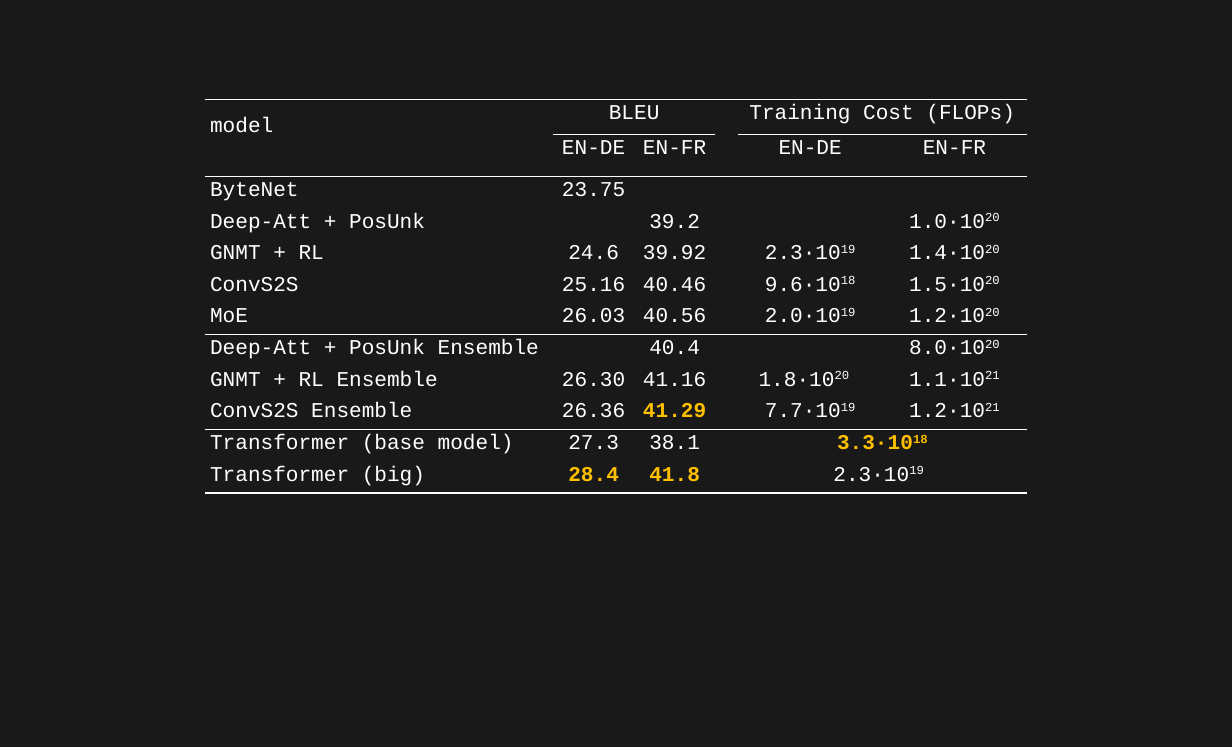
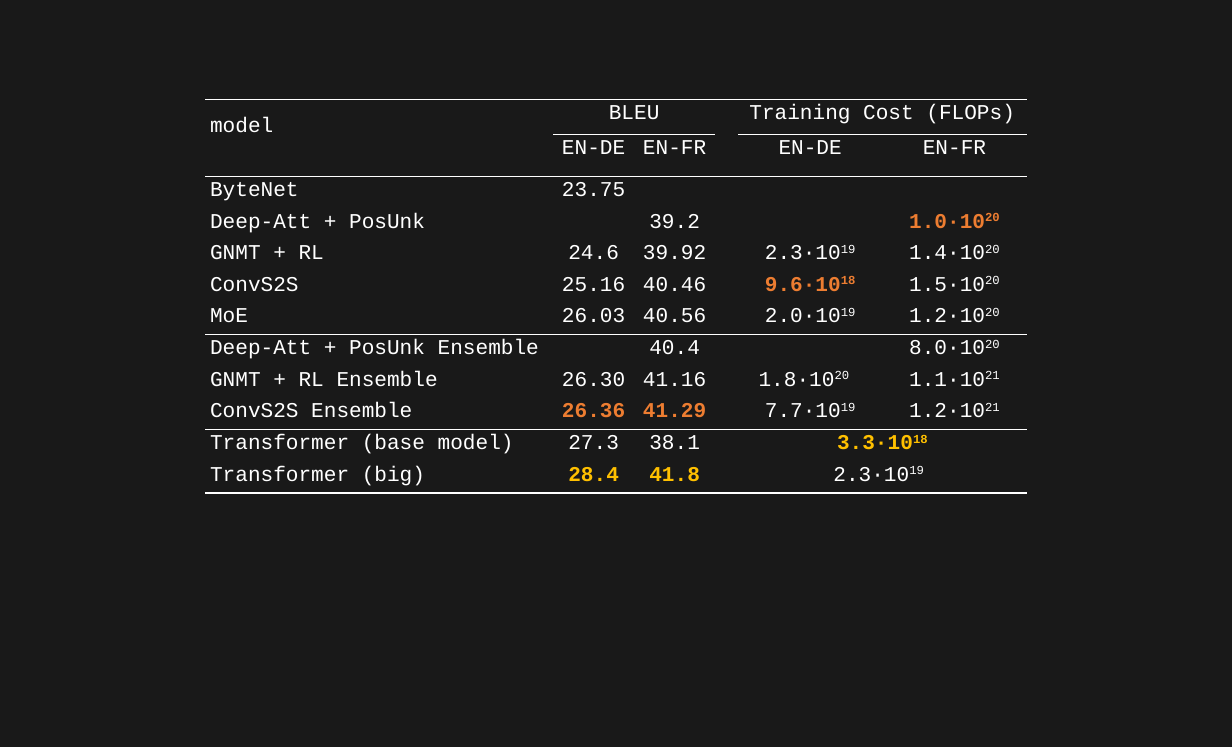
Before and after one commit to toonnyy8/PPT, a slide deck: slide 47 of Attention-is-all-you-need/image.pptx (slide 39 before the commit). Drawn at 1232x747 pixels with LibreOffice and Linux fonts; fonts in the diff are those of the drawing. Boxes give left, top, right and bottom in pixels: in the first picture for what was removed or moved away, otherwise in the second. Text is boxed around its words. In the diff, an @@ line names an element or a change of style, - is before the commit and + after.

```diff
--- a/Attention-is-all-you-need/image.pptx
+++ b/Attention-is-all-you-need/image.pptx
@@ table at bbox=[205, 100, 1027, 491] @@
@@ text colour #FFFFFF to #ED7D31, bold on in "1.0·1020", "9.6·1018", "26.36" @@
@@ text colour #FFC000 to #ED7D31 in "41.29" @@
```
Also in this commit, not shown: 1 other slide changed, 7 slides added, 11 other files.
